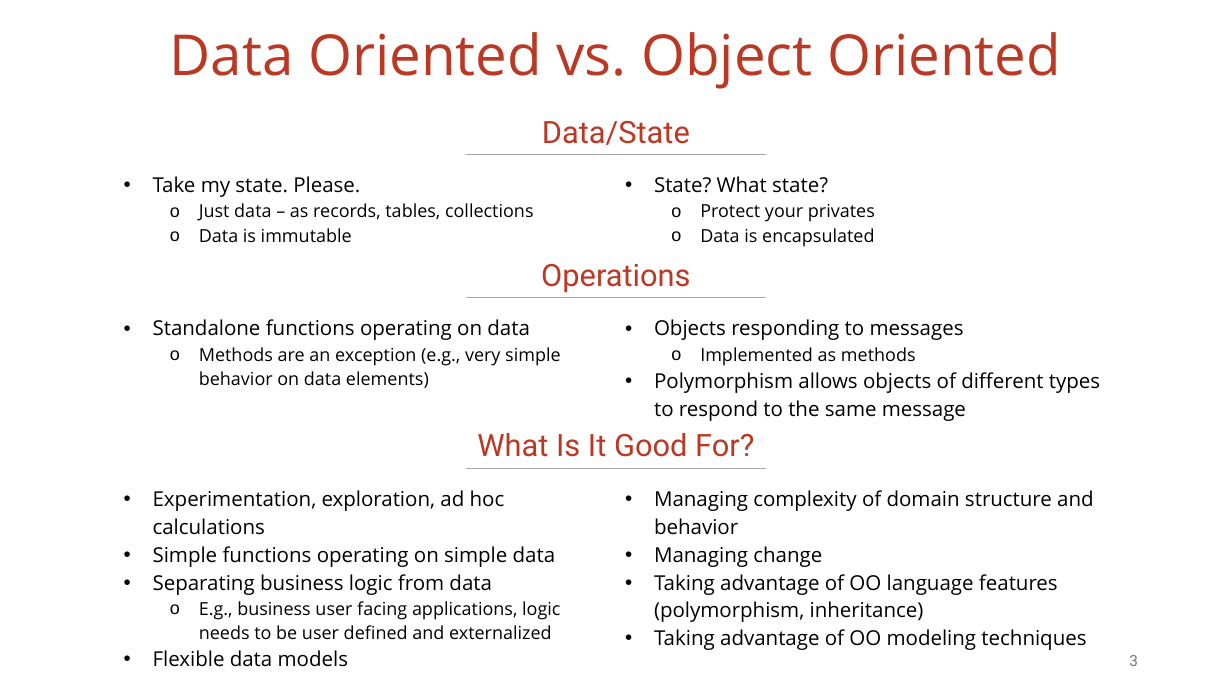
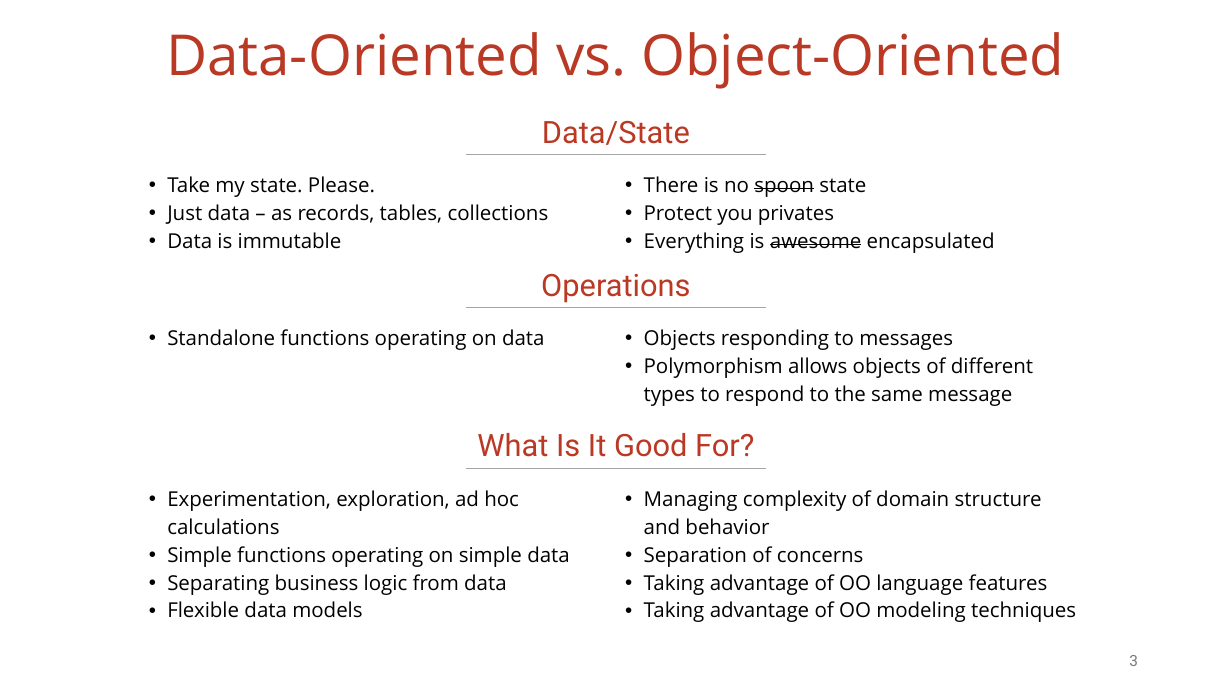
Before and after one commit to vmzakharov/missing-dataframe-talk, a slide deck: slide 3 of presentation/Missing_Dataframe_Short.pptx. Drawn at 1232x693 pixels with LibreOffice and Linux fonts; fonts in the diff are those of the drawing. Boxes give left, top, right and bottom in pixels: in the first picture for what was removed or moved away, otherwise in the second. Text is boxed around its words. In the diff, an @@ line names an element or a change of style, - is before the commit and + after.

Commit message:
updates slides

```diff
--- a/presentation/Missing_Dataframe_Short.pptx
+++ b/presentation/Missing_Dataframe_Short.pptx
@@ title at (166, 32, 1064, 89): text changed @@
-Data Oriented vs. Object Oriented
+Data-Oriented vs. Object-Oriented
@@ table at (140, 166, 1093, 257) @@
-row 1, column 2: State? What state? / Protect your privates / Data is encapsulated
+row 1, column 2: There is no spoon state / Protect you privates / Everything is awesome encapsulated
@@ size 14 to 16 pt in "Just data – as records, tables, collections", "Data is immutable" @@
@@ indent changed @@
@@ bullet o to • @@
@@ list level 2 to 1 in "Just data – as records, ..." @@
@@ list level 2 to 1 in "Data is immutable" @@
@@ table: place and size @@
-table at (115, 166, 1118, 251)
+table at (140, 166, 1093, 257)
@@ text "Operations": place and size @@
-text "Operations" at (541, 264, 690, 293)
+text "Operations" at (541, 274, 690, 303)
@@ table at (140, 319, 1093, 410) @@
-row 1, column 1: Standalone functions operating on data / Methods are an exception (e.g., very simple behavior on data elements)
+row 1, column 1: Standalone functions operating on data
-row 1, column 2: Objects responding to messages / Implemented as methods / Polymorphism allows objects of different types to respond to the same message
+row 1, column 2: Objects responding to messages / Polymorphism allows objects of different types to respond to the same message
@@ table: place and size @@
-table at (115, 310, 1118, 425)
+table at (140, 319, 1093, 410)
@@ line moved from (466, 298) - (766, 298) to (466, 308) - (766, 308) @@
@@ table at (140, 480, 1093, 626) @@
-row 1, column 1: Experimentation, exploration, ad hoc calculations / Simple functions operating on simple data / Separating business logic from data / E.g., business user facing applications, logic needs to be user defined and externalized / Flexible data models
+row 1, column 1: Experimentation, exploration, ad hoc calculations / Simple functions operating on simple data / Separating business logic from data / Flexible data models
-row 1, column 2: Managing complexity of domain structure and behavior / Managing change / Taking advantage of OO language features (polymorphism, inheritance) / Taking advantage of OO modeling techniques
+row 1, column 2: Managing complexity of domain structure and behavior / Separation of concerns / Taking advantage of OO language features / Taking advantage of OO modeling techniques
@@ table: place and size @@
-table at (115, 480, 1118, 671)
+table at (140, 480, 1093, 626)
```
Also in this commit, not shown: 12 other slides changed, 1 other file.
